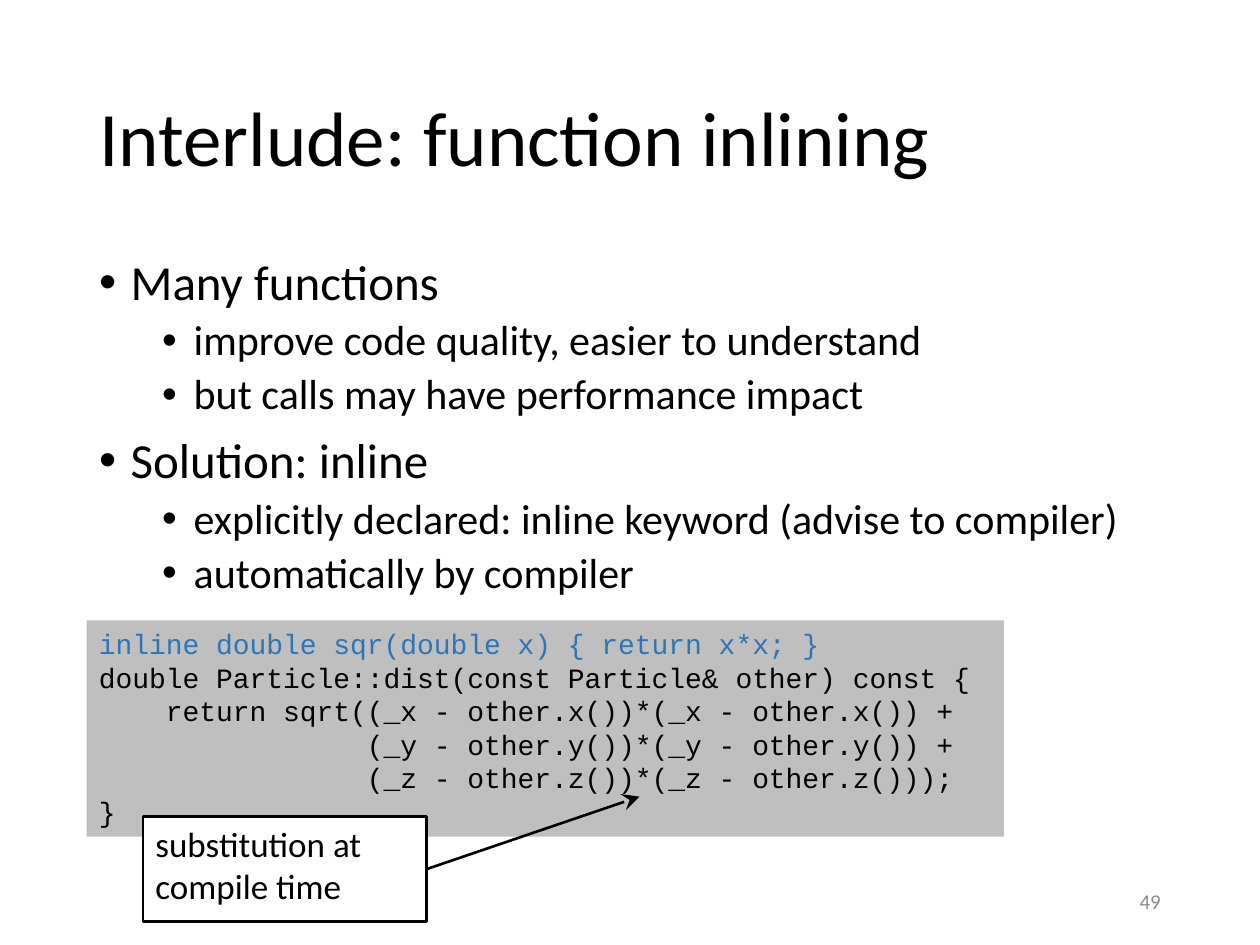
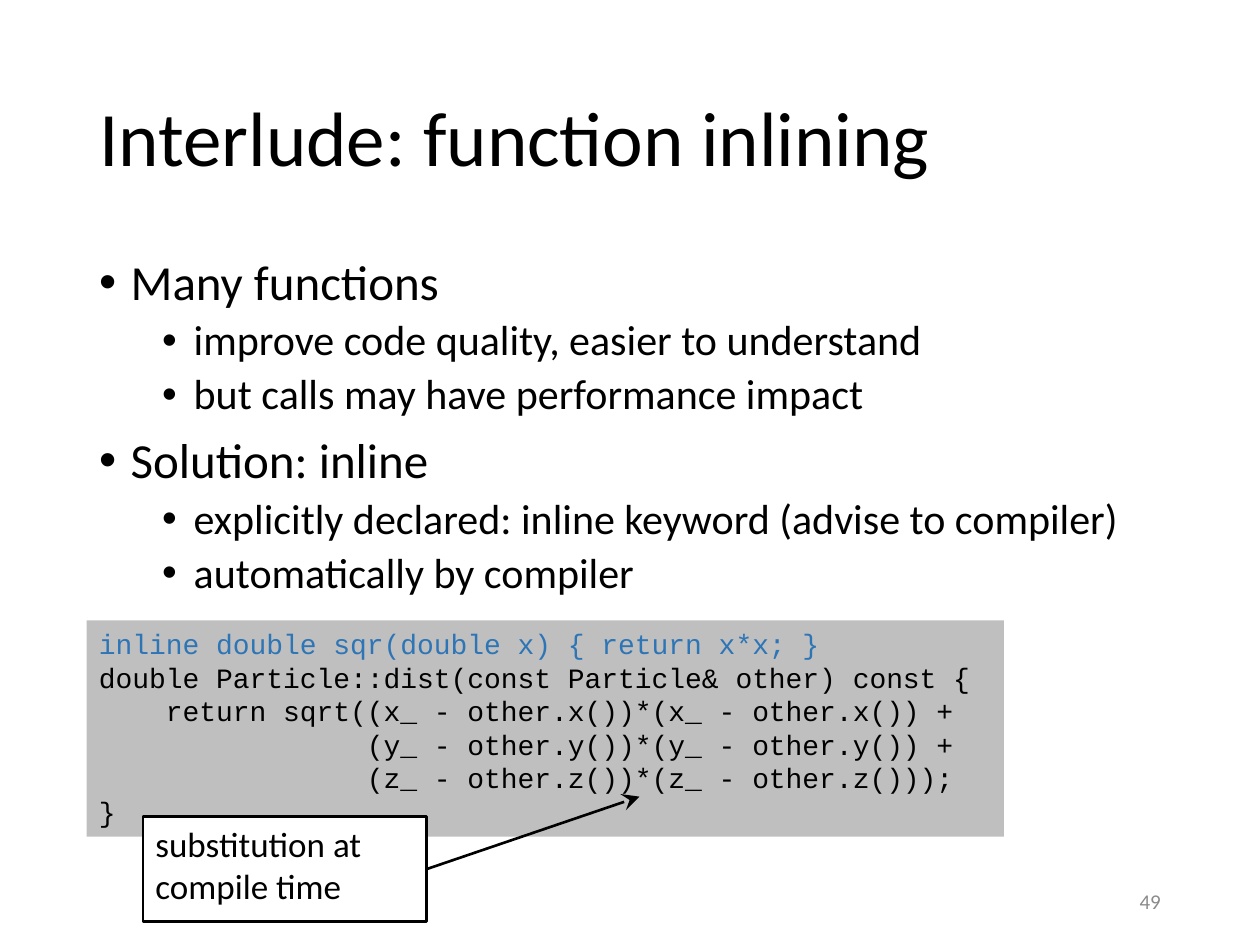
Before and after one commit to gjbex/training-material, a slide deck: slide 49 of CPlusPlus/scientific_cpp.pptx. Drawn at 1260x945 pixels with LibreOffice and Linux fonts; fonts in the diff are those of the drawing. Boxes give left, top, right and bottom in pixels: in the first picture for what was removed or moved away, otherwise in the second. Text is boxed around its words. In the diff, an @@ line names an element or a change of style, - is before the commit and + after.

```diff
--- a/CPlusPlus/scientific_cpp.pptx
+++ b/CPlusPlus/scientific_cpp.pptx
@@ text in rectangle at (166,702,953,797): text changed @@
-return sqrt((_x - other.x())*(_x - other.x()) +
-(_y - other.y())*(_y - other.y()) +
-(_z - other.z())*(_z - other.z()));
+return sqrt((x_ - other.x())*(x_ - other.x()) +
+(y_ - other.y())*(y_ - other.y()) +
+(z_ - other.z())*(z_ - other.z()));
```
Also in this commit, not shown: 12 other slides changed.
